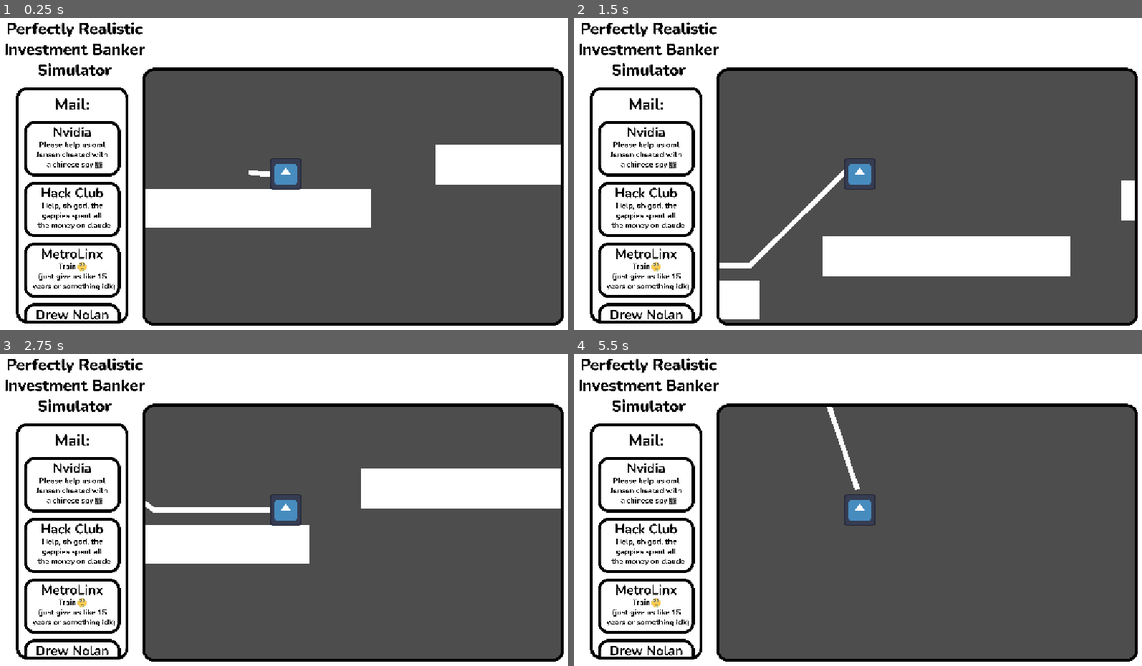
Above: before the commit, frames 1-4 (two rows, left to right).
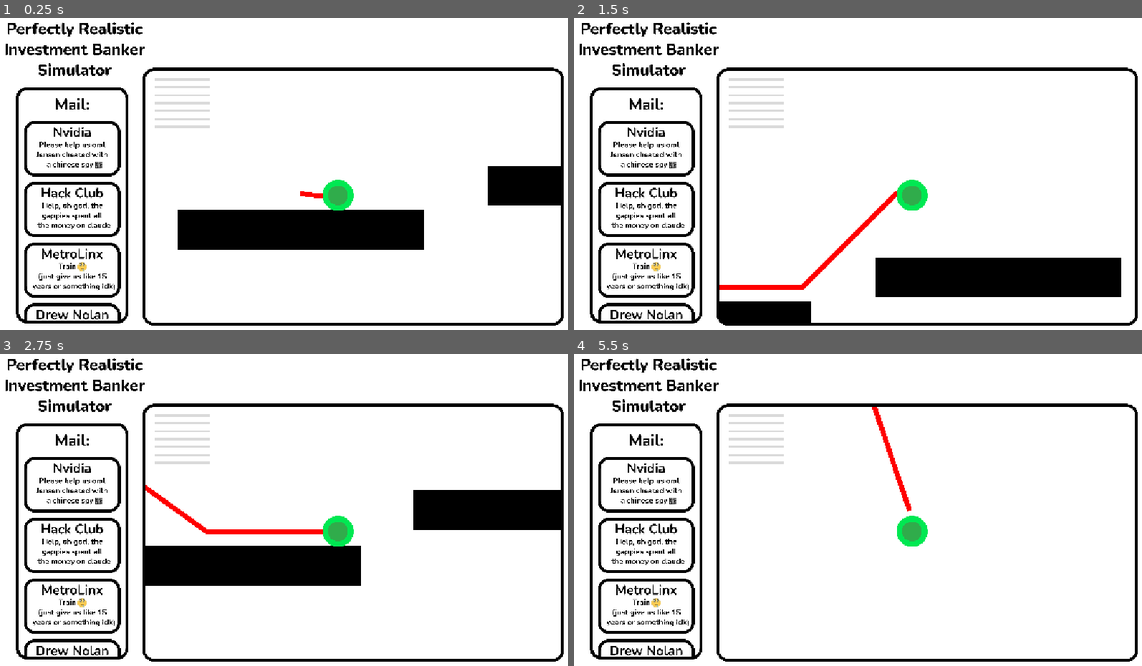
Above: after the commit, the same moments.

Repository: thirtyseventh-xyz/haven
Game: Godot game, scene res://levels/level_1.tscn
Same seed, same stepped clock (60 frames per second), same inputs: the game is played once before the commit and once after it. The engine's default icon, where the game draws it, is replaced by a stand-in: a white triangle on a blue panel in a dark square.
Inputs:
- Up to frame 1 (0.25 s): no input
- Up to frame 2 (1.5 s): tap Enter at 0.5 s; tap Space at 0.77 s
- Up to frame 3 (2.75 s): tap Space at 1.52 s
- Up to frame 4 (5.5 s): tap Space at 3.02, 3.77, 4.52 s

The runs differ from the first frame. In frame 1, 54% of the frame differs, in the area x 25-99%, y 16-98%; in frame 2, 54%; in frame 3, 54%; in frame 4, 59%.

Commit message:
Made it graphically consistent (white)

Diff:
--- /dev/null
+++ b/assets/player.svg
@@ -0,0 +1,48 @@
+<?xml version="1.0" encoding="UTF-8" standalone="no"?>
+<!-- Created with Inkscape (http://www.inkscape.org/) -->
+
+<svg
+   width="100mm"
+   height="100mm"
+   viewBox="0 0 100 100"
+   version="1.1"
+   id="svg1"
+   inkscape:version="1.4.4 (dcaf3e7d9e, 2026-05-05)"
+   sodipodi:docname="player.svg"
+   xmlns:inkscape="http://www.inkscape.org/namespaces/inkscape"
+   xmlns:sodipodi="http://sodipodi.sourceforge.net/DTD/sodipodi-0.dtd"
+   xmlns="http://www.w3.org/2000/svg"
+   xmlns:svg="http://www.w3.org/2000/svg">
+  <sodipodi:namedview
+     id="namedview1"
+     pagecolor="#ffffff"
+     bordercolor="#000000"
+     borderopacity="0.25"
+     inkscape:showpageshadow="2"
+     inkscape:pageopacity="0.0"
+     inkscape:pagecheckerboard="0"
+     inkscape:deskcolor="#d1d1d1"
+     inkscape:document-units="mm"
+     inkscape:zoom="0.78216891"
+     inkscape:cx="326.65579"
+     inkscape:cy="354.14345"
+     inkscape:window-width="1920"
+     inkscape:window-height="1131"
+     inkscape:window-x="0"
+     inkscape:window-y="0"
+     inkscape:window-maximized="1"
+     inkscape:current-layer="layer1" />
+  <defs
+     id="defs1" />
+  <g
+     inkscape:label="Layer 1"
+     inkscape:groupmode="layer"
+     id="layer1">
+    <circle
+       style="fill:#30ac4b;fill-opacity:1;stroke:#00e852;stroke-width:18;stroke-linecap:round;stroke-linejoin:round;stroke-dasharray:none;stroke-opacity:1"
+       id="path1"
+       cx="50"
+       cy="50"
+       r="41" />
+  </g>
+</svg>
--- a/levels/level_1.tscn
+++ b/levels/level_1.tscn
@@ -2,6 +2,7 @@
 
 [ext_resource type="PackedScene" uid="uid://8uqsydavrtke" path="res://objects/player/player.tscn" id="1_vn7o3"]
 [ext_resource type="Script" uid="uid://tghifcnl73av" path="res://levels/line_2d.gd" id="2_jirdo"]
+[ext_resource type="Texture2D" uid="uid://bmhlgy5k7bmw5" path="res://assets/player.svg" id="3_bt44k"]
 
 [sub_resource type="RectangleShape2D" id="RectangleShape2D_a5fwx"]
 size = Vector2(490, 74)
@@ -17,6 +18,7 @@
 shape = SubResource("RectangleShape2D_a5fwx")
 
 [node name="MeshInstance2D" type="MeshInstance2D" parent="TestPlatform" unique_id=933322260]
+modulate = Color(0, 0, 0, 1)
 position = Vector2(-7.6293945e-06, -7.6293945e-06)
 scale = Vector2(496, 79.99999)
 mesh = SubResource("QuadMesh_57e5w")
@@ -28,6 +30,7 @@
 shape = SubResource("RectangleShape2D_a5fwx")
 
 [node name="MeshInstance2D" type="MeshInstance2D" parent="TestPlatform2" unique_id=1065376927]
+modulate = Color(0, 0, 0, 1)
 position = Vector2(-7.6293945e-06, -7.6293945e-06)
 scale = Vector2(496, 79.99999)
 mesh = SubResource("QuadMesh_57e5w")
@@ -39,14 +42,20 @@
 shape = SubResource("RectangleShape2D_a5fwx")
 
 [node name="MeshInstance2D" type="MeshInstance2D" parent="TestPlatform3" unique_id=894247972]
+modulate = Color(0, 0, 0, 1)
 position = Vector2(-7.6293945e-06, -7.6293945e-06)
 scale = Vector2(496, 79.99999)
 mesh = SubResource("QuadMesh_57e5w")
 
 [node name="Line2D" type="Line2D" parent="." unique_id=1403083273]
+default_color = Color(1, 0, 0, 1)
 script = ExtResource("2_jirdo")
 
 [node name="Player" parent="." unique_id=1278515245 instance=ExtResource("1_vn7o3")]
+
+[node name="Sprite2D" parent="Player" index="1" unique_id=1767026703]
+scale = Vector2(0.165, 0.165)
+texture = ExtResource("3_bt44k")
 
 [connection signal="new_line_point" from="Player" to="Line2D" method="new_point"]
 [connection signal="track_last_point" from="Player" to="Line2D" method="track_last_point"]
--- a/objects/player/player.tscn
+++ b/objects/player/player.tscn
@@ -27,6 +27,7 @@
 texture = ExtResource("2_ssrue")
 
 [node name="Camera2D" type="Camera2D" parent="." unique_id=836499005]
+position = Vector2(-105, -43)
 
 [node name="Stock ui stuffs" type="Control" parent="Camera2D" unique_id=1632492285]
 layout_mode = 3
@@ -36,10 +37,10 @@
 
 [node name="ColorRect" type="ColorRect" parent="Camera2D/Stock ui stuffs" unique_id=1403211471]
 layout_mode = 0
-offset_left = -546.0
-offset_top = -184.0
-offset_right = -308.0
-offset_bottom = 305.0
+offset_left = -564.0
+offset_top = -312.0
+offset_right = -289.0
+offset_bottom = 314.0
 
 [node name="ScrollContainer" type="ScrollContainer" parent="Camera2D/Stock ui stuffs" unique_id=1950651672]
 layout_mode = 0
@@ -117,11 +118,15 @@
 layout_mode = 2
 texture = ExtResource("4_m4kly")
 
-[node name="HavenUiExport3Text" type="Sprite2D" parent="Camera2D/Stock ui stuffs" unique_id=1043989041]
-position = Vector2(-830.99994, 132)
-scale = Vector2(0.15785445, 0.15785445)
-texture = ExtResource("3_gnkmh")
-
 [node name="HavenUiExport1Text" type="Sprite2D" parent="Camera2D/Stock ui stuffs" unique_id=218079646]
 scale = Vector2(0.15874328, 0.1587457)
 texture = ExtResource("5_ow0dq")
+
+[node name="TextureRect" type="TextureRect" parent="Camera2D/Stock ui stuffs" unique_id=1712984811]
+layout_mode = 0
+offset_left = -263.99997
+offset_top = -192.99998
+offset_right = 436.00003
+offset_bottom = 507.0
+scale = Vector2(0.159, 0.159)
+texture = ExtResource("3_gnkmh")
--- a/project.godot
+++ b/project.godot
@@ -29,3 +29,4 @@
 rendering_device/driver.windows="d3d12"
 renderer/rendering_method="gl_compatibility"
 renderer/rendering_method.mobile="gl_compatibility"
+environment/defaults/default_clear_color=Color(1, 1, 1, 1)
Not shown, added: assets/player.svg.import
